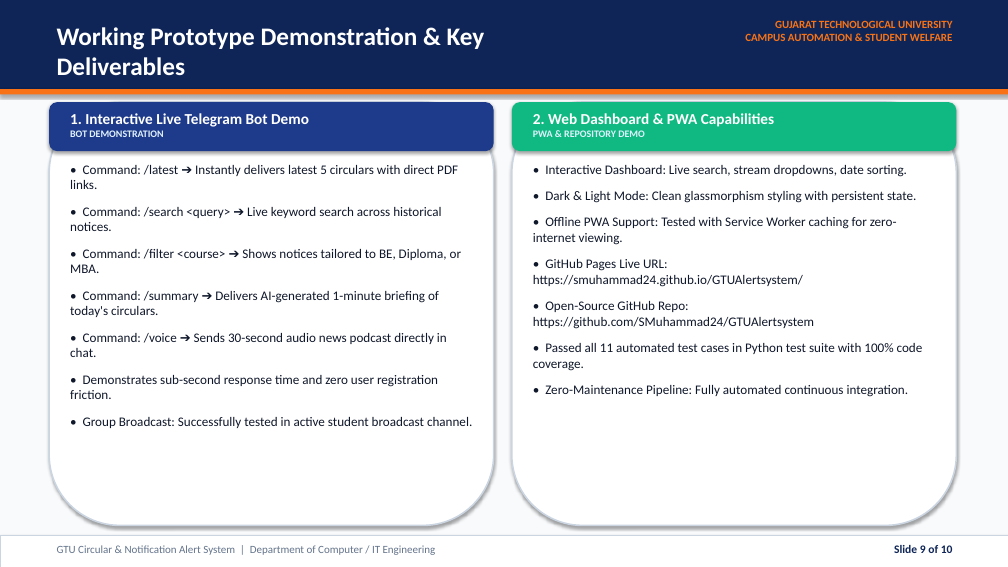
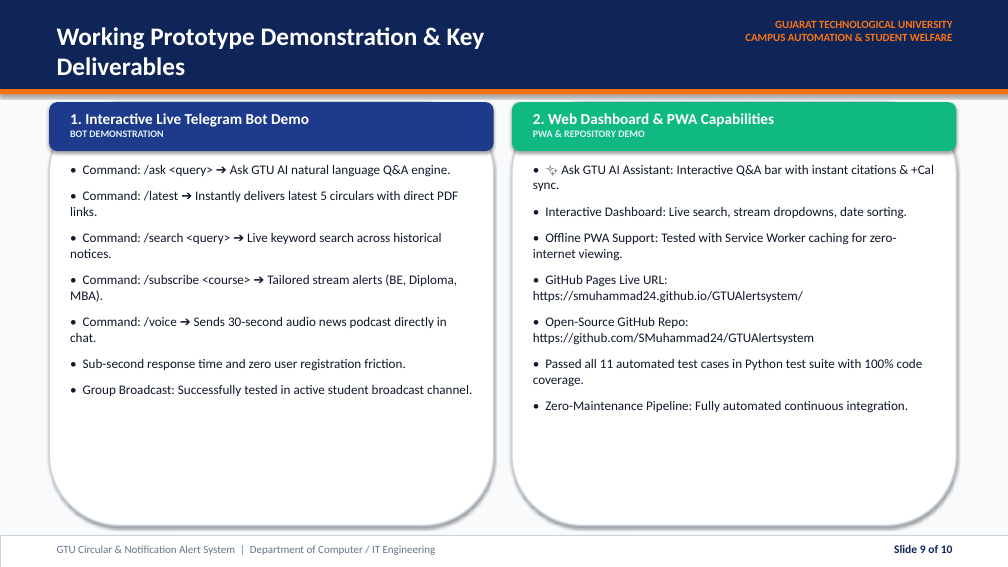
Before and after one commit to SMuhammad24/GTUAlertsystem, a slide deck: slide 9 of SIH2024_GTU_Alert_System_Presentation.pptx. Drawn at 1008x567 pixels with LibreOffice and Linux fonts; fonts in the diff are those of the drawing. Boxes give left, top, right and bottom in pixels: in the first picture for what was removed or moved away, otherwise in the second. Text is boxed around its words. In the diff, an @@ line names an element or a change of style, - is before the commit and + after.

Commit message:
feat: add Ask GTU AI assistant and update presentation deck

```diff
--- a/SIH2024_GTU_Alert_System_Presentation.pptx
+++ b/SIH2024_GTU_Alert_System_Presentation.pptx
@@ text at (83,165,450,177): paragraph added @@
+• Command: /ask <query> ➔ Ask GTU AI natural language Q&A engine.
@@ text at (533,165,934,191): paragraph added @@
+• ✨ Ask GTU AI Assistant: Interactive Q&A bar with instant citations & +Cal sync.
@@ text at (545,191,916,203): paragraph removed @@
-• Dark & Light Mode: Clean glassmorphism styling with persistent state.
@@ text at (70,274,457,302): text changed @@
-• Command: /filter <course> ➔ Shows notices tailored to BE, Diploma, or MBA.
-• Command: /summary ➔ Delivers AI-generated 1-minute briefing of today's circulars.
+• Command: /subscribe <course> ➔ Tailored stream alerts (BE, Diploma, MBA).
@@ text at (83,359,406,371): text changed @@
-• Demonstrates sub-second response time and zero user registration friction.
+• Sub-second response time and zero user registration friction.
```
Also in this commit, not shown: 3 other slides changed, 8 other files.
